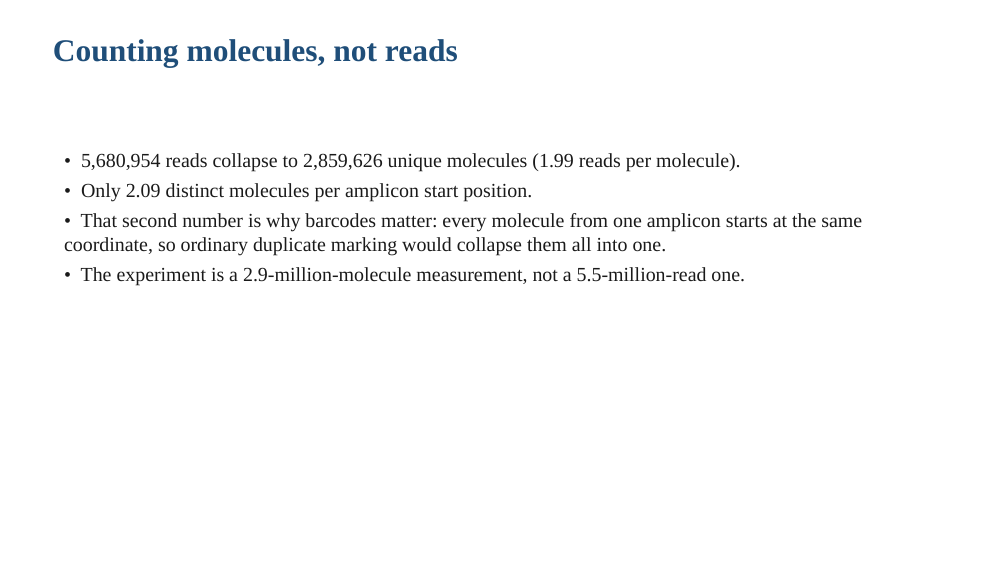
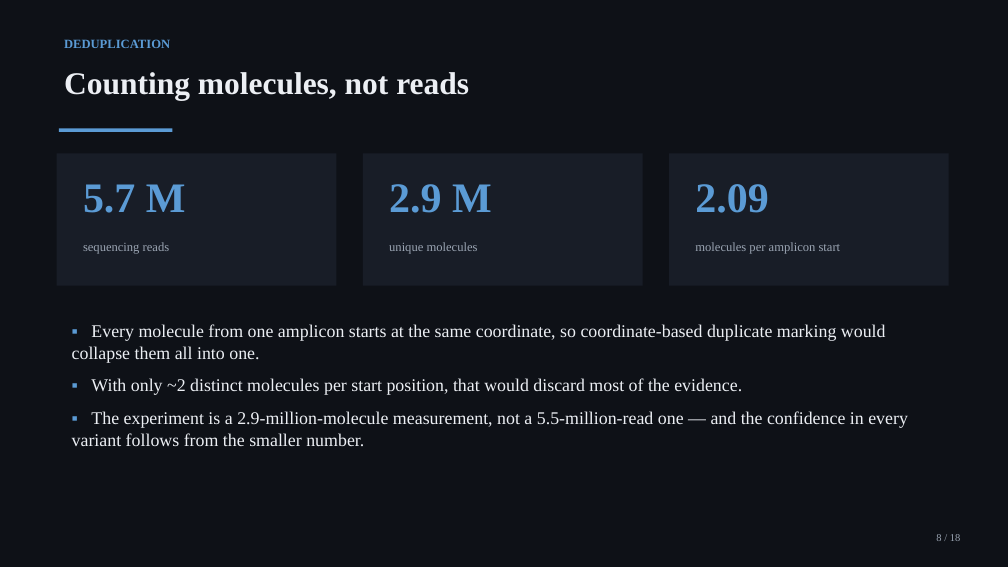
Before and after one commit to sarisiknil/tumor-profiler, a slide deck: slide 8 of report/BIO395_Presentation_DRAFT.pptx (slide 6 before the commit). Drawn at 1008x567 pixels with LibreOffice and Linux fonts; fonts in the diff are those of the drawing. Boxes give left, top, right and bottom in pixels: in the first picture for what was removed or moved away, otherwise in the second. Text is boxed around its words. In the diff, an @@ line names an element or a change of style, - is before the commit and + after.

Commit message:
Redesign the presentation: dark design system matching the dashboard, section dividers, stat panels, callouts, and four cropped dashboard screenshots; remove the absolute path from the dashboard header

```diff
--- a/report/BIO395_Presentation_DRAFT.pptx
+++ b/report/BIO395_Presentation_DRAFT.pptx
@@ rectangle added at (x1=0, y1=0, x2=1008, y2=567), fill #0E1117 @@
@@ text "Counting molecules, not reads" moved from (x1=53, y1=39, x2=458, y2=68) to (x1=64, y1=72, x2=469, y2=100) @@
@@ text "Counting molecules, not reads" at (x1=64, y1=72, x2=469, y2=100): text colour #1F4E79 to #ECEFF4 @@
@@ text added at (x1=64, y1=39, x2=170, y2=48), 12 pt, text #5B9BD5, bold @@
+DEDUPLICATION
@@ rectangle added at (x1=59, y1=129, x2=172, y2=132), fill #5B9BD5 @@
@@ rectangle added at (x1=57, y1=154, x2=337, y2=286), fill #181D27 @@
@@ rectangle added at (x1=363, y1=154, x2=643, y2=286), fill #181D27 @@
@@ rectangle added at (x1=669, y1=154, x2=949, y2=286), fill #181D27 @@
@@ text added at (x1=83, y1=184, x2=186, y2=213), 40 pt, text #5B9BD5, bold @@
+5.7 M
@@ text added at (x1=389, y1=184, x2=492, y2=213), 40 pt, text #5B9BD5, bold @@
+2.9 M
@@ text added at (x1=695, y1=184, x2=768, y2=213), 40 pt, text #5B9BD5, bold @@
+2.09
@@ text added at (x1=83, y1=242, x2=170, y2=254), 12 pt, text #9AA4B2 @@
+sequencing reads
@@ text added at (x1=389, y1=242, x2=478, y2=254), 12 pt, text #9AA4B2 @@
+unique molecules
@@ text added at (x1=695, y1=242, x2=841, y2=254), 12 pt, text #9AA4B2 @@
+molecules per amplicon start
@@ text at (x1=72, y1=324, x2=908, y2=446): text changed; size 19 to 17 pt; text colour #1A1A1A to #ECEFF4 @@
-• 5,680,954 reads collapse to 2,859,626 unique molecules (1.99 reads per molecule).
-• Only 2.09 distinct molecules per amplicon start position.
-• That second number is why barcodes matter: every molecule from one amplicon starts at the same coordinate, so ordinary duplicate marking would collapse them all into one.
-• The experiment is a 2.9-million-molecule measurement, not a 5.5-million-read one.
+▪ Every molecule from one amplicon starts at the same coordinate, so coordinate-based duplicate marking would collapse them all into one.
+▪ With only ~2 distinct molecules per start position, that would discard most of the evidence.
+▪ The experiment is a 2.9-million-molecule measurement, not a 5.5-million-read one — and the confidence in every variant follows from the smaller number.
@@ text added at (x1=936, y1=534, x2=960, y2=541), 10 pt, text #9AA4B2 @@
+8 / 18
```
Also in this commit, not shown: 8 other slides changed, 9 slides added, 4 slides removed, 24 other files.
